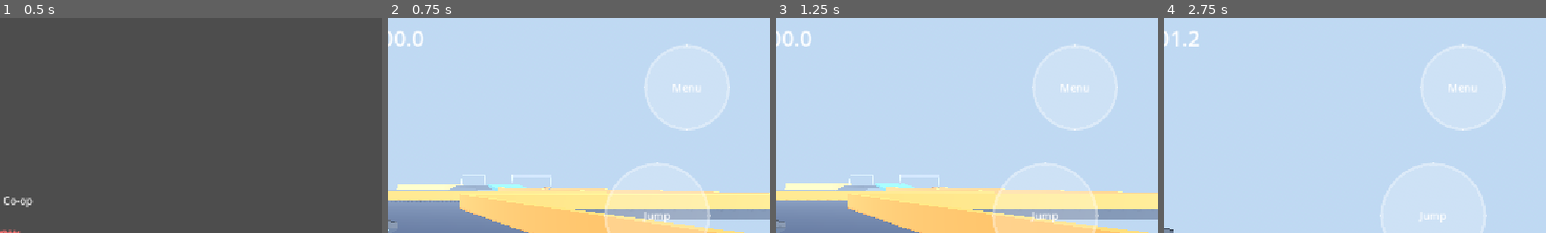
Above: before the commit, frames 1-4 (left to right).
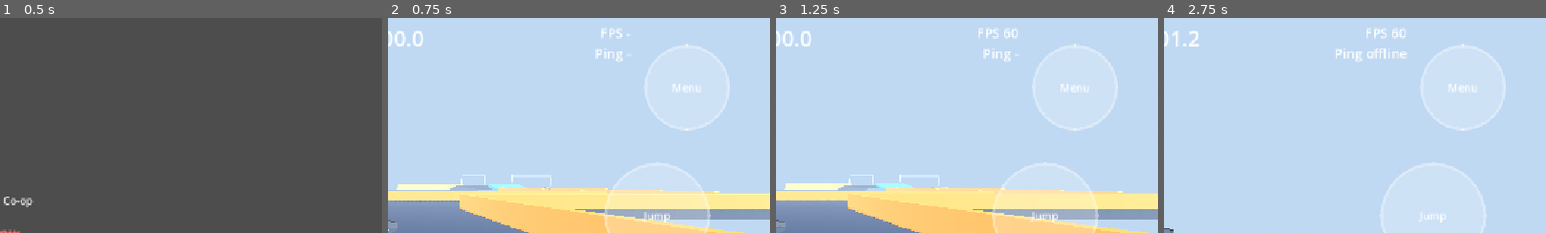
Above: after the commit, the same moments.

Repository: MTAWER77/online-
Game: Godot game, scene res://scenes/ui/main_menu.tscn
Two runs of this game, one before a commit and one after it. Both use one fixed random seed, a clock stepped at 60 frames per second and the inputs below.
Inputs (mouse positions are % of the whole screen's width and height, from its top left):
- Up to frame 1 (0.5 s): no input
- Up to frame 2 (0.75 s): click "Play Offline" at 0.5 s
- Up to frame 3 (1.25 s): no input
- Up to frame 4 (2.75 s): tap Enter at 1.25 s; move the mouse to (72, 45) at 1.27 s; hold D (move_right) 1.28-2 s; click (72, 45) at 1.42 s; tap Space (jump) at 1.52 s; drag from (30, 55) to (45, 70) at 2.02 s
The pictures show only the part of the screen within x 50-100%, y 0-50%; the shares and areas given below are measured in that part.

Frame 1 is identical in both runs. In frame 2, 0.3% of the frame differs, in the area x 54-64%, y 5-21%; in frame 3, 0.4%; in frame 4, 0.6%, in the area x 45-64%, y 5-21%.

Commit message:
Add FPS and ping overlay (ping via GDSync.get_client_ping, RTT in ms)
Co-Authored-By: Claude Sonnet 5.5 <noreply@anthropic.com>
Claude-Session: https://claude.ai/code/session_01ERKS8aBLCvtBjR1PsxtFYC

Diff:
--- /dev/null
+++ b/scenes/ui/stats_overlay.tscn
@@ -0,0 +1,21 @@
+[gd_scene load_steps=2 format=3]
+
+[ext_resource type="Script" path="res://scripts/ui/stats_overlay.gd" id="1_stats"]
+
+[node name="StatsOverlay" type="CanvasLayer"]
+layer = 20
+script = ExtResource("1_stats")
+
+[node name="Label" type="Label" parent="."]
+anchors_preset = 1
+anchor_left = 1.0
+anchor_right = 1.0
+offset_left = -420.0
+offset_top = 8.0
+offset_right = -210.0
+offset_bottom = 80.0
+grow_horizontal = 0
+theme_override_font_sizes/font_size = 20
+text = "FPS -
+Ping -"
+horizontal_alignment = 2
--- a/scenes/worlds/level_01.tscn
+++ b/scenes/worlds/level_01.tscn
@@ -3,6 +3,7 @@
 [ext_resource type="Script" path="res://scripts/levels/level_01.gd" id="1_level"]
 [ext_resource type="Script" path="res://scripts/vehicles/unicycle_spawner.gd" id="2_spawner"]
 [ext_resource type="PackedScene" path="res://scenes/vehicles/unicycle.tscn" id="3_uni"]
+[ext_resource type="PackedScene" path="res://scenes/ui/stats_overlay.tscn" id="9_stats"]
 [ext_resource type="PackedScene" path="res://scenes/ui/mobile_controls.tscn" id="4_mobile"]
 [ext_resource type="PackedScene" path="res://scenes/levels/checkpoint.tscn" id="5_cp"]
 [ext_resource type="PackedScene" path="res://scenes/levels/finish_line.tscn" id="6_fin"]
@@ -656,3 +657,5 @@
 theme_override_font_sizes/font_size = 36
 horizontal_alignment = 1
 vertical_alignment = 1
+
+[node name="StatsOverlay" parent="." instance=ExtResource("9_stats")]
--- a/scenes/worlds/unicycle_test.tscn
+++ b/scenes/worlds/unicycle_test.tscn
@@ -2,6 +2,7 @@
 
 [ext_resource type="Script" path="res://scripts/vehicles/unicycle_spawner.gd" id="1_spawner"]
 [ext_resource type="PackedScene" path="res://scenes/vehicles/unicycle.tscn" id="2_uni"]
+[ext_resource type="PackedScene" path="res://scenes/ui/stats_overlay.tscn" id="9_stats"]
 [ext_resource type="PackedScene" path="res://scenes/ui/mobile_controls.tscn" id="3_mobile"]
 
 [sub_resource type="StandardMaterial3D" id="StandardMaterial3D_grey"]
@@ -183,3 +184,5 @@
 unicycle_scene = ExtResource("2_uni")
 
 [node name="MobileControls" parent="." instance=ExtResource("3_mobile")]
+
+[node name="StatsOverlay" parent="." instance=ExtResource("9_stats")]
--- /dev/null
+++ b/scripts/ui/stats_overlay.gd
@@ -0,0 +1,50 @@
+extends CanvasLayer
+## scripts/ui/stats_overlay.gd
+## بيعرض الـ FPS والـ ping (بالـ ms) فوق على اليمين. الـ ping بيتقاس مع اللاعب التاني كل كام ثانية.
+## القيمة اللي بترجع من GDSync.get_client_ping بالثواني وبتمثل رحلة ذهاب وإياب (RTT).
+
+const SessionMode = preload("res://scripts/multiplayer/session_mode.gd")
+
+@export var fps_interval: float = 0.5
+@export var ping_interval: float = 2.0
+
+@onready var _label: Label = $Label
+
+var _fps_timer: float = 0.0
+var _ping_timer: float = 0.0
+var _pinging: bool = false
+var _ping_text: String = "-"
+
+
+func _process(delta: float) -> void:
+	_fps_timer += delta
+	_ping_timer += delta
+	if _fps_timer >= fps_interval:
+		_fps_timer = 0.0
+		_refresh_label()
+	if _ping_timer >= ping_interval and not _pinging:
+		_ping_timer = 0.0
+		_measure_ping()
+
+
+func _refresh_label() -> void:
+	_label.text = "FPS %d\nPing %s" % [Engine.get_frames_per_second(), _ping_text]
+
+
+func _measure_ping() -> void:
+	if SessionMode.offline or not GDSync.is_active():
+		_ping_text = "offline"
+		return
+	var my_id: int = GDSync.get_client_id()
+	var other_id: int = -1
+	for id: int in GDSync.lobby_get_all_clients():
+		if id != my_id:
+			other_id = id
+			break
+	if other_id == -1:
+		_ping_text = "-"
+		return
+	_pinging = true
+	var seconds: float = await GDSync.get_client_ping(other_id)
+	_pinging = false
+	_ping_text = "-" if seconds < 0.0 else "%d ms" % roundi(seconds * 1000.0)
